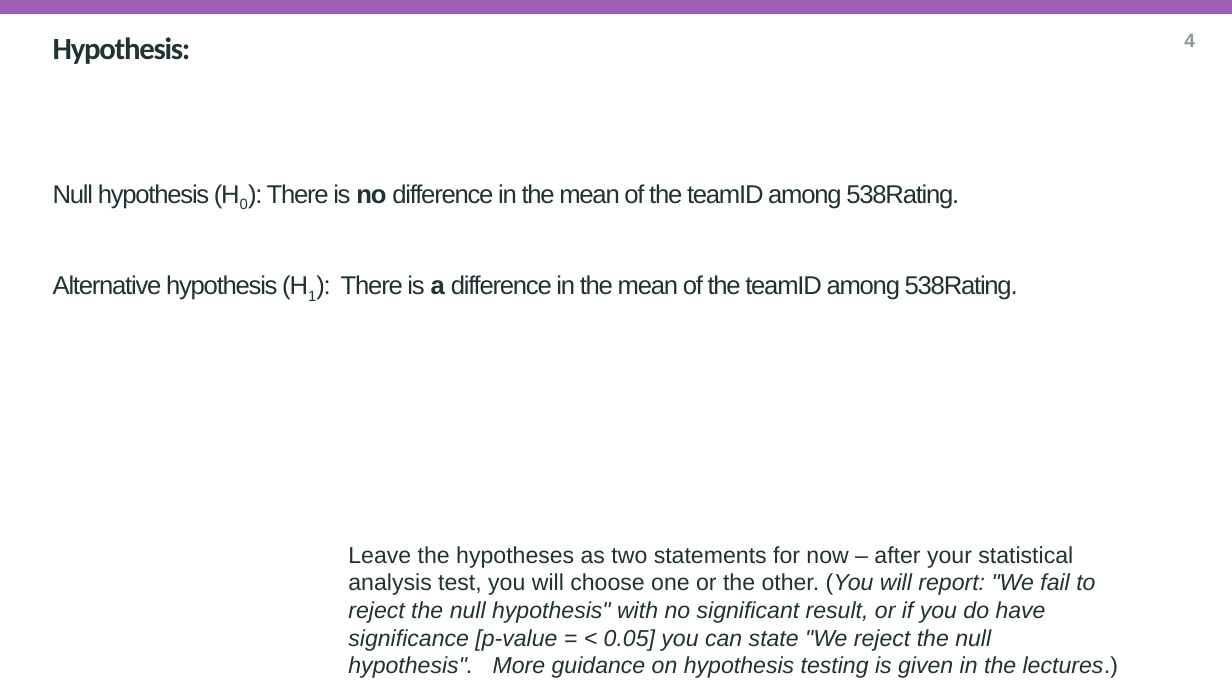
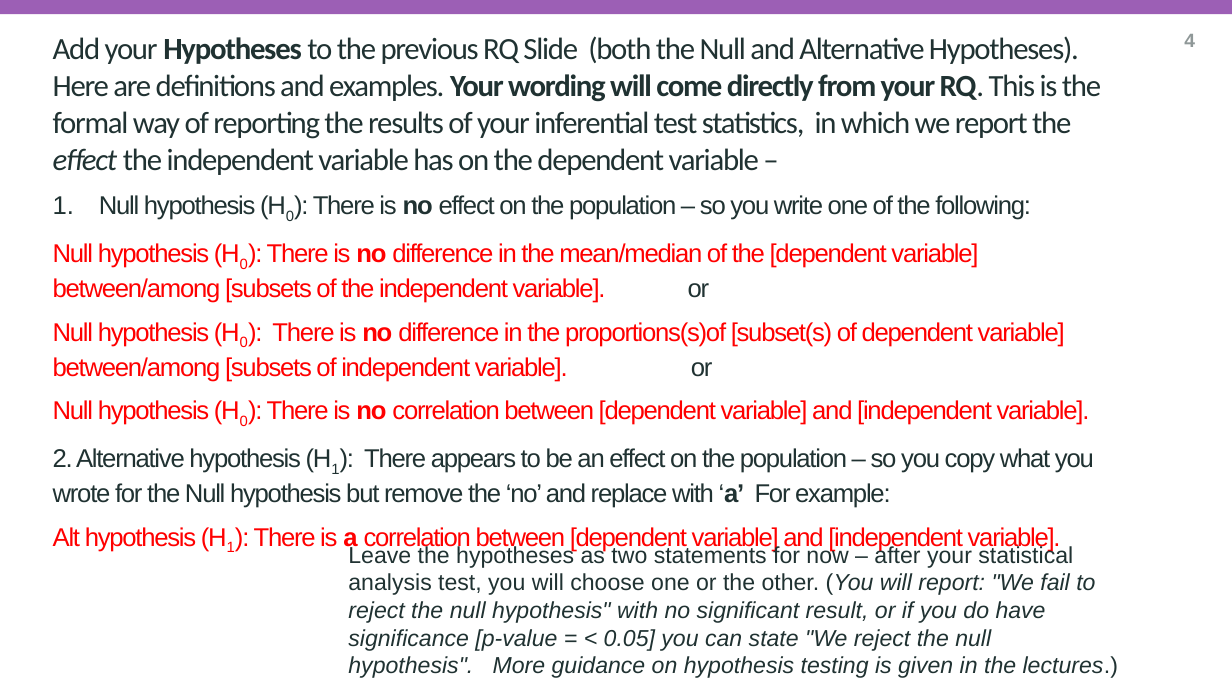
Before and after one commit to IbbiShahid/Research-Question-and-Visualisation, a slide deck: slide 5 of researchQuestion.pptx. Drawn at 1232x693 pixels with LibreOffice and Linux fonts; fonts in the diff are those of the drawing; background and template pictures are left out. Boxes give left, top, right and bottom in pixels: in the first picture for what was removed or moved away, otherwise in the second. Text is boxed around its words. In the diff, an @@ line names an element or a change of style, - is before the commit and + after.

```diff
--- a/researchQuestion.pptx
+++ b/researchQuestion.pptx
@@ subtitle at box(53, 36, 1101, 552): text changed @@
-Hypothesis:
-Null hypothesis (H0): There is no difference in the mean of the teamID among 538Rating.
-Alternative hypothesis (H1): There is a difference in the mean of the teamID among 538Rating.
+Add your Hypotheses to the previous RQ Slide (both the Null and Alternative Hypotheses). Here are definitions and examples. Your wording will come directly from your RQ. This is the formal way of reporting the results of your inferential test statistics, in which we report the effect the independent variable has on the dependent variable –
+1. Null hypothesis (H0): There is no effect on the population – so you write one of the following:
+Null hypothesis (H0): There is no difference in the mean/median of the [dependent variable] between/among [subsets of the independent variable]. or
+Null hypothesis (H0): There is no difference in the proportions(s)of [subset(s) of dependent variable] between/among [subsets of independent variable]. or
+Null hypothesis (H0): There is no correlation between [dependent variable] and [independent variable].
+2. Alternative hypothesis (H1): There appears to be an effect on the population – so you copy what you wrote for the Null hypothesis but remove the ‘no’ and replace with ‘a’ For example:
+Alt hypothesis (H1): There is a correlation between [dependent variable] and [independent variable].
```
Also in this commit, not shown: 1 other slide changed, 1 slide added.
